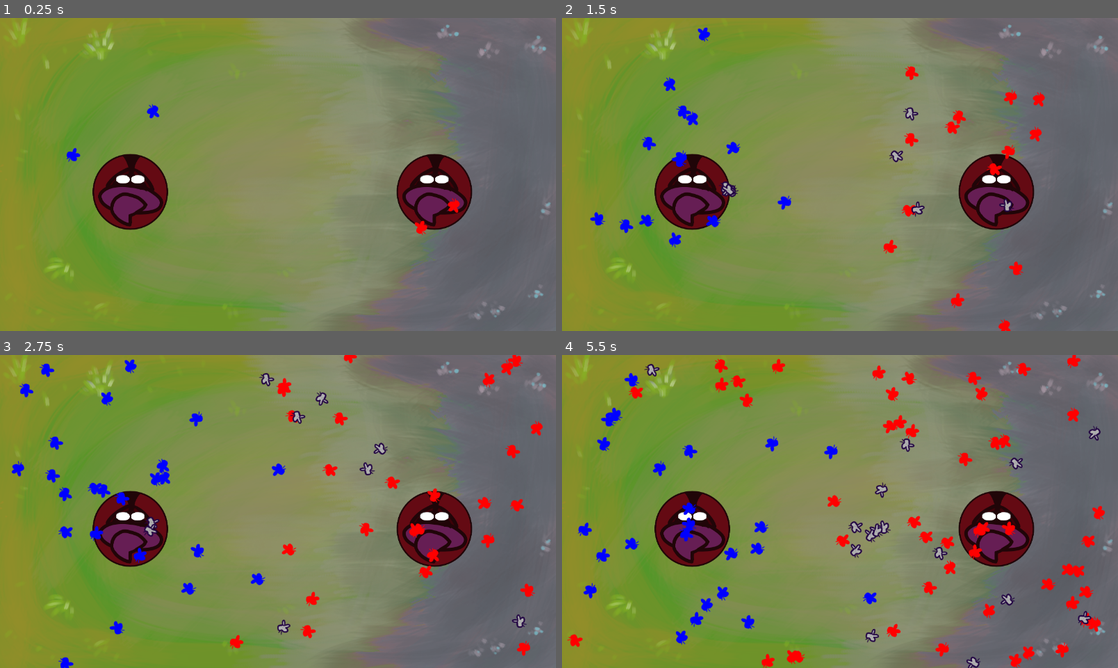
Above: before the commit, frames 1-4 (two rows, left to right).
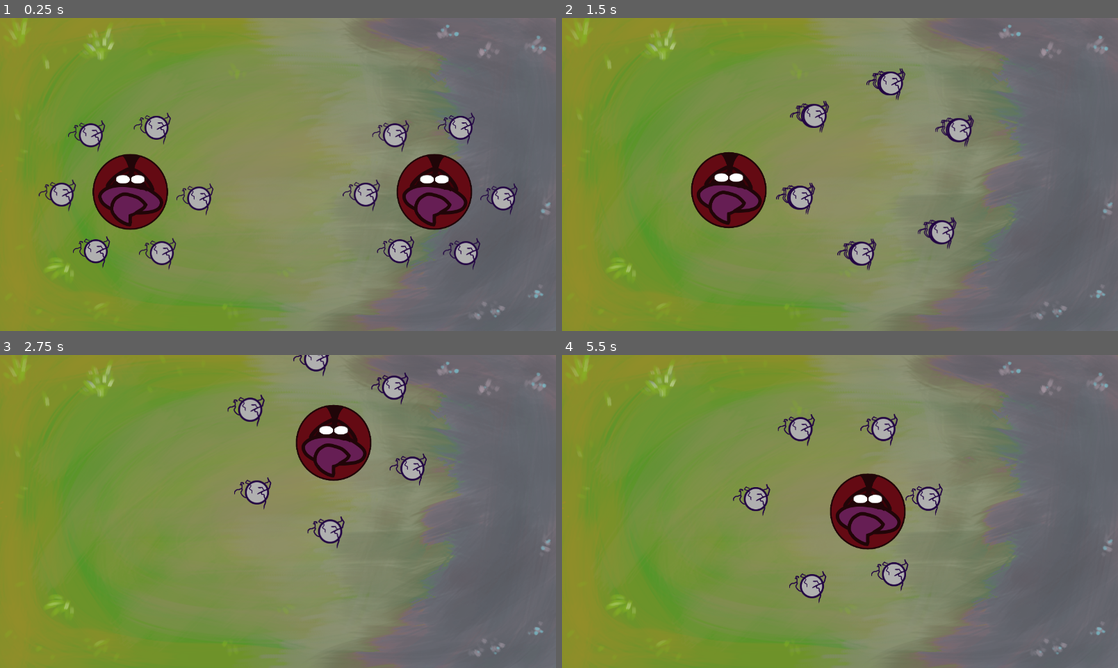
Above: after the commit, the same moments.

Repository: Erinaaaaaaa/Summoners-of-Buge
Game: Godot game, scene res://scenes/test_scene.tscn
Two runs of this game, one before a commit and one after it. Both use one fixed random seed, a clock stepped at 60 frames per second and the inputs below.
Inputs (mouse positions are in pixels of both pictures, inside the frame that each line leads up to):
- Up to frame 1 (0.25 s): no input
- Up to frame 2 (1.5 s): move the mouse to (962, 158) at 0.52 s; click (962, 158) at 0.67 s; move the mouse to (728, 190) at 1.27 s; click (728, 190) at 1.42 s
- Up to frame 3 (2.75 s): move the mouse to (333, 442) at 2.02 s; click (333, 442) at 2.17 s
- Up to frame 4 (5.5 s): move the mouse to (812, 574) at 2.77 s; click (812, 574) at 2.92 s; move the mouse to (1006, 558) at 3.52 s; click (1006, 558) at 3.67 s; move the mouse to (673, 464) at 4.27 s; click (673, 464) at 4.42 s; move the mouse to (867, 511) at 5.02 s; click (867, 511) at 5.17 s

The runs differ from the first frame. In frame 1, 4.1% of the frame differs, in the area x 6-94%, y 27-81%; in frame 2, 10%; in frame 3, 13%; in frame 4, 15%, in the area x 1-98%, y 0-100%.
Error before the commit: Invalid type in utility function "max()". Cannot convert argument 1 from Vector2 to float. (res://entities/boid.gd:84)

Commit message:
mana display

Diff:
--- a/entities/boid.gd
+++ b/entities/boid.gd
@@ -81,7 +81,7 @@
 
 			# Steer away direction: "force" that pushes boids away from each other
 			# The closer the boids, the further they are pushed apart
-			var pos_offset = max((b.global_position - global_position), Vector2(0.000,0.001))
+			var pos_offset : Vector2 = (b.global_position - global_position).max(Vector2(0.000,0.001))
 			var sta_dir = (pos_offset) * (48 / ((-pos_offset)).length())
 
 			avg_position += b.position
--- /dev/null
+++ b/entities/mana.tscn
@@ -0,0 +1,9 @@
+[gd_scene load_steps=2 format=3 uid="uid://dxj5bp6mgwa32"]
+
+[ext_resource type="Texture2D" uid="uid://dbvgq3378frpr" path="res://placeholder/orb-no-rotate.png" id="1_dbylt"]
+
+[node name="Mana" type="Node2D"]
+top_level = true
+
+[node name="Sprite2D" type="Sprite2D" parent="."]
+texture = ExtResource("1_dbylt")
--- a/entities/wizard.gd
+++ b/entities/wizard.gd
@@ -10,23 +10,36 @@
 @export_category("Prefabs")
 @export var boid_scene : PackedScene
 
+@export var max_mana = 6
+@export var mana_scene : PackedScene
+
 #--- private vars ---
 var my_boids = []
+@export var mana = 6
 
+var mana_display_instances = []
+var animation_time = 0
 
 
 # Called when the node enters the scene tree for the first time.
 func _ready():
-	if team == Enums.Team.RED:
-		pool_area.add_to_group("red_pool_area")
-	if team == Enums.Team.BLUE:
-		pool_area.add_to_group("blue_pool_area")
-
+	#if team == Enums.Team.RED:
+		#pool_area.add_to_group("red_pool_area")
+	#if team == Enums.Team.BLUE:
+		#pool_area.add_to_group("blue_pool_area")
+	init_mana()
 	$SpawnTimer.start()
 
 # Called every frame. 'delta' is the elapsed time since the previous frame.
 func _process(delta):
+	render_mana()
 	pass
+
+func _input(event):
+	# Mouse in viewport coordinates.
+	if event is InputEventMouseButton:
+		global_position= event.position
+		print("Mouse Click/Unclick at: ", event.position)
 
 func create_boid():
 	if my_boids.size() >= 50:
@@ -59,5 +72,31 @@
 	add_child(instance)
 	instance.reparent(boid_node)
 
+func init_mana() -> void:
+	while mana_display_instances.size() < max_mana:
+		var mana_instance = mana_scene.instantiate()
+		mana_instance.position = global_position
+		add_child(mana_instance)
+		mana_display_instances.append(mana_instance)
+	return
+
+func render_mana() -> void:
+	animation_time += 1
+	for m in range(max_mana) :
+		if m <= mana-1 :
+			mana_display_instances[m].visible = true
+			mana_display_instances[m].global_position = lerp(mana_display_instances[m].global_position,circle_around(global_position,200,(m+1/max_mana)+animation_time*0.01),0.1)
+
+		else:
+			mana_display_instances[m].visible = false
+			mana_display_instances[m].position = global_position
+
+
+	return
+
+func circle_around(pivot:Vector2, distance:float, offset:float) -> Vector2:
+	return pivot + Vector2(cos(offset),sin(offset))*distance
+
 func _on_spawn_timer_timeout() -> void:
-	create_boid()
+	#create_boid()
+	return
--- a/entities/wizard.tscn
+++ b/entities/wizard.tscn
@@ -1,8 +1,9 @@
-[gd_scene load_steps=6 format=3 uid="uid://bapgpu1bqvnw3"]
+[gd_scene load_steps=7 format=3 uid="uid://bapgpu1bqvnw3"]
 
 [ext_resource type="Script" path="res://entities/wizard.gd" id="1_plydg"]
 [ext_resource type="Texture2D" uid="uid://et6pd0y0x4h4" path="res://sprites/wizard/wiz_hat.png" id="2_4ornj"]
 [ext_resource type="Script" path="res://addons/donut_collision_polygon2D/donut_collision_polygon2D.gd" id="2_finai"]
+[ext_resource type="PackedScene" uid="uid://dxj5bp6mgwa32" path="res://entities/mana.tscn" id="2_tvx63"]
 
 [sub_resource type="SpriteFrames" id="SpriteFrames_tw3tb"]
 animations = [{
@@ -21,6 +22,7 @@
 [node name="Wizard" type="Area2D" node_paths=PackedStringArray("pool_area")]
 script = ExtResource("1_plydg")
 pool_area = NodePath("PoolArea")
+mana_scene = ExtResource("2_tvx63")
 
 [node name="Sprite" type="AnimatedSprite2D" parent="."]
 scale = Vector2(0.5, 0.5)
--- a/scenes/test_scene.gd
+++ b/scenes/test_scene.gd
@@ -35,9 +35,9 @@
 
 # Called every frame. 'delta' is the elapsed time since the previous frame.
 func _process(delta):
-	for b in boids:
-		b.steer_towards = get_local_mouse_position()
-
-	if Input.is_mouse_button_pressed(MOUSE_BUTTON_LEFT):
-		add_boid(get_local_mouse_position())
+	#for b in boids:
+		#b.steer_towards = get_local_mouse_position()
+	#
+	#if Input.is_mouse_button_pressed(MOUSE_BUTTON_LEFT):
+		#add_boid(get_local_mouse_position())
 		pass
Not shown: 1 places in scenes/test_scene.tscn that only renumber resources
